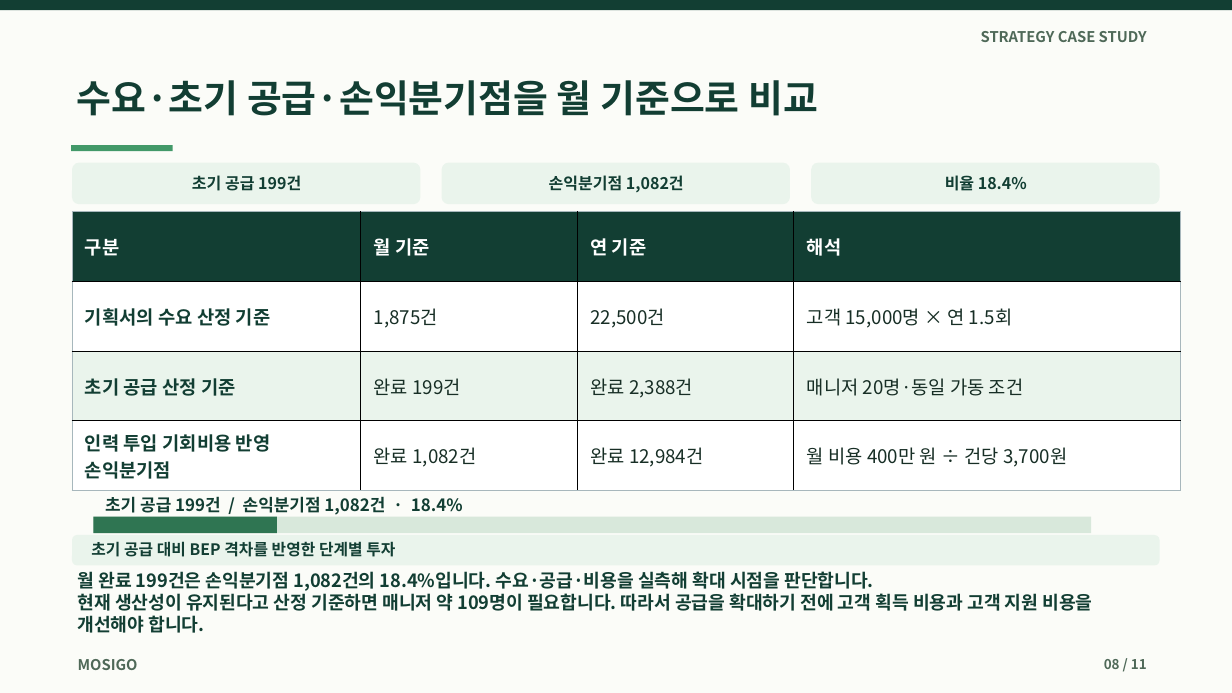
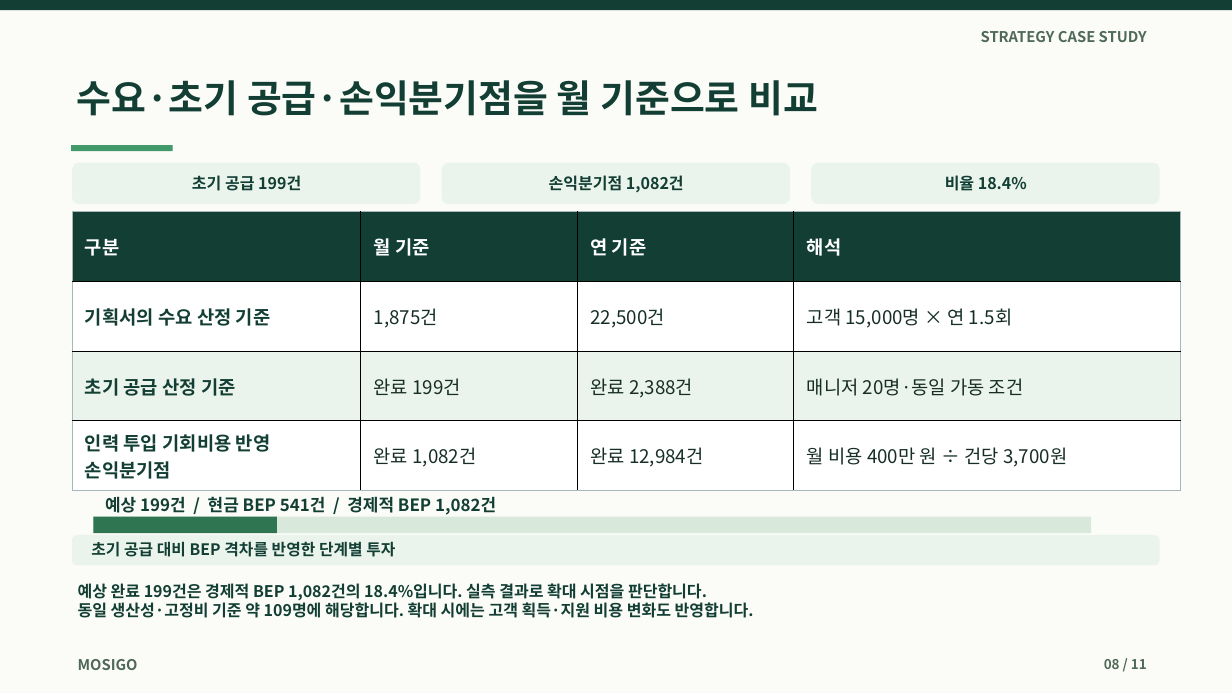
Before and after one commit to dohyunkimmm/mosigo-case-study, a slide deck: slide 8 of downloads/mosigo_report.pptx. Drawn at 1232x693 pixels with LibreOffice and Linux fonts; fonts in the diff are those of the drawing. Boxes give left, top, right and bottom in pixels: in the first picture for what was removed or moved away, otherwise in the second. Text is boxed around its words. In the diff, an @@ line names an element or a change of style, - is before the commit and + after.

```diff
--- a/downloads/mosigo_report.pptx
+++ b/downloads/mosigo_report.pptx
@@ text at bbox=[105, 496, 496, 517]: text changed @@
-초기 공급 199건 / 손익분기점 1,082건 · 18.4%
+예상 199건 / 현금 BEP 541건 / 경제적 BEP 1,082건
@@ text at bbox=[78, 583, 754, 618]: text changed; size 14.2 to 12.5 pt @@
-월 완료 199건은 손익분기점 1,082건의 18.4%입니다. 수요·공급·비용을 실측해 확대 시점을 판단합니다.
-현재 생산성이 유지된다고 산정 기준하면 매니저 약 109명이 필요합니다. 따라서 공급을 확대하기 전에 고객 획득 비용과 고객 지원 비용을 개선해야 합니다.
+예상 완료 199건은 경제적 BEP 1,082건의 18.4%입니다. 실측 결과로 확대 시점을 판단합니다.
+동일 생산성·고정비 기준 약 109명에 해당합니다. 확대 시에는 고객 획득·지원 비용 변화도 반영합니다.
```
Also in this commit, not shown: 3 other slides changed, 9 other files.
